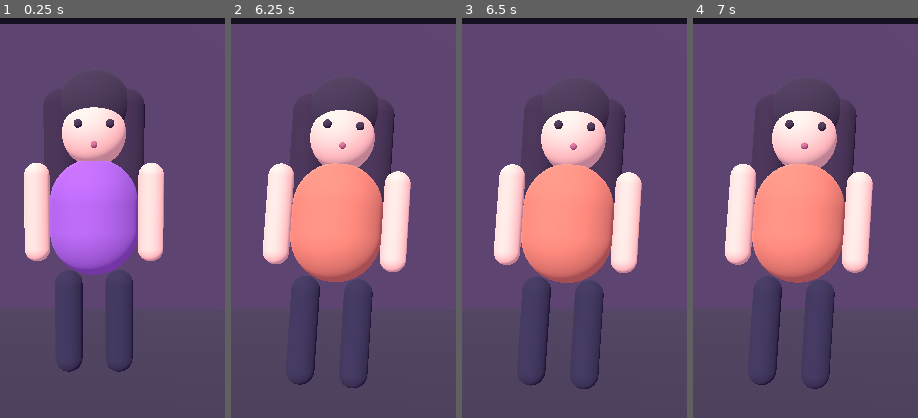
Above: before the commit, frames 1-4 (left to right).
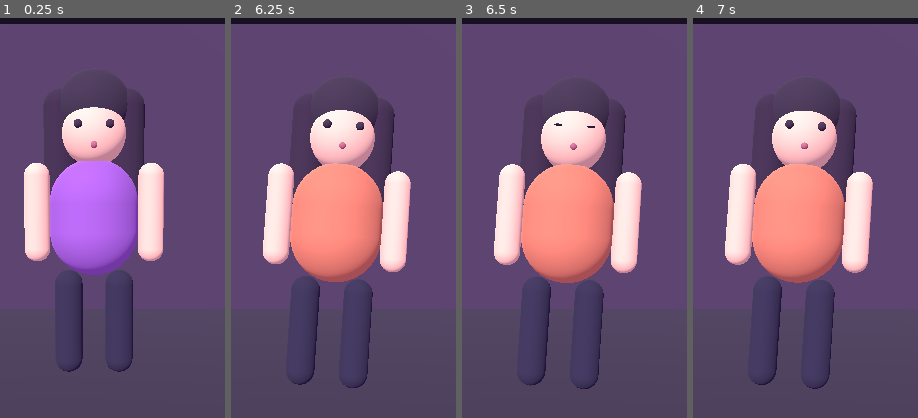
Above: after the commit, the same moments.

Repository: XGAMERSTORE/ELYRA-AI
Game: Godot game, scene res://scenes/main.tscn
The game is run twice, just before and just after one commit, with the same random seed, the same clock (stepped at 60 frames per second) and the same inputs.
Inputs (mouse positions are % of the whole screen's width and height, from its top left):
- Up to frame 1 (0.25 s): no input
- Up to frame 2 (6.25 s): click (45, 99) at 0.52 s; type "12" at 0.6 s; click "Zamávat" at 1.25 s; click "Tanec" at 2 s; click "Objetí" at 2.75 s; click "Polibek" at 3.5 s; click "Oblečení" at 4.25 s; click "18+" at 5 s; click "OK" at 5.75 s
- Up to frame 3 (6.5 s): no input
- Up to frame 4 (7 s): click "Odeslat" at 6.5 s
The pictures show only the part of the screen within x 29-79%, y 22-72%; the shares and areas given below are measured in that part.

Frames 1-2 are identical in both runs. In frame 3, 0.1% of the frame differs, in the area x 40-60%, y 25-29%; in frame 4, nothing differs.

Commit message:
Support realistic GLB character import with fallback avatar and blinking

Diff:
--- a/godot/scripts/main.gd
+++ b/godot/scripts/main.gd
@@ -9,6 +9,9 @@
 var animation_time := 0.0
 var animation_mode := "idle"
 var body_mesh: MeshInstance3D
+var face_eyes: Array[Node3D] = []
+var model_loaded := false
+const CHARACTER_SCENE := "res://assets/characters/elyra.glb"
 var voice_enabled := true
 var adult_mode := false
 var user_confirmed_adult := false
@@ -73,6 +76,16 @@
 	add_child(back)
 	avatar = Node3D.new()
 	add_child(avatar)
+	# Import a properly licensed rigged GLB as soon as it is added to the project.
+	# The generated placeholder remains usable while the asset is unavailable.
+	if ResourceLoader.exists(CHARACTER_SCENE):
+		var packed = load(CHARACTER_SCENE)
+		if packed is PackedScene:
+			var character = packed.instantiate()
+			avatar.add_child(character)
+			model_loaded = true
+	if model_loaded:
+		return
 	_part(avatar, 0.29, 0.55, Vector3(0, 2.13, 0), Color("#edb5a5"))
 	_part(avatar, 0.36, 0.65, Vector3(0, 2.37, -0.12), Color("#34263d"))
 	body_mesh = _part(avatar, 0.38, 1.0, Vector3(0, 1.42, 0), Color("#8e50b5"))
@@ -81,8 +94,10 @@
 	_part(avatar, 0.11, 0.85, Vector3(-0.49, 1.46, 0), Color("#edb5a5"))
 	_part(avatar, 0.11, 0.85, Vector3(0.49, 1.46, 0), Color("#edb5a5"))
 	# Basic facial features and layered hair, generated without external assets.
-	_part(avatar, 0.034, 0.07, Vector3(-0.13, 2.18, 0.265), Color("#38263d"))
-	_part(avatar, 0.034, 0.07, Vector3(0.13, 2.18, 0.265), Color("#38263d"))
+	var left_eye := _part(avatar, 0.034, 0.07, Vector3(-0.13, 2.18, 0.265), Color("#38263d"))
+	var right_eye := _part(avatar, 0.034, 0.07, Vector3(0.13, 2.18, 0.265), Color("#38263d"))
+	face_eyes.append(left_eye)
+	face_eyes.append(right_eye)
 	_part(avatar, 0.042, 0.055, Vector3(0, 2.01, 0.285), Color("#a75870"))
 	_part(avatar, 0.15, 1.10, Vector3(-0.29, 1.98, -0.11), Color("#32213b"))
 	_part(avatar, 0.15, 1.10, Vector3(0.29, 1.98, -0.11), Color("#32213b"))
@@ -134,8 +149,11 @@
 		"Objetí": animation_mode = "hug"
 		"Polibek": animation_mode = "kiss"
 		"Oblečení":
-			var material := body_mesh.material_override as StandardMaterial3D
-			material.albedo_color = Color.from_hsv(randf(), 0.55, 0.8)
+			if body_mesh != null:
+				var material := body_mesh.material_override as StandardMaterial3D
+				material.albedo_color = Color.from_hsv(randf(), 0.55, 0.8)
+			else:
+				_append("Systém", "Oblečení importovaného modelu se nastavuje přes jeho materiály.")
 		"18+":
 			if not user_confirmed_adult:
 				_show_adult_confirmation()
@@ -165,6 +183,11 @@
 	if avatar == null:
 		return
 	avatar.position.y = sin(animation_time * 2.0) * 0.025
+	# Subtle periodic eye blink on the procedural fallback avatar.
+	var blink := absf(sin(animation_time * 0.72))
+	var eye_scale := 0.12 if blink > 0.993 else 1.0
+	for eye in face_eyes:
+		eye.scale.y = eye_scale
 	match animation_mode:
 		"dance":
 			avatar.rotation.z = sin(animation_time * 5.0) * 0.12
